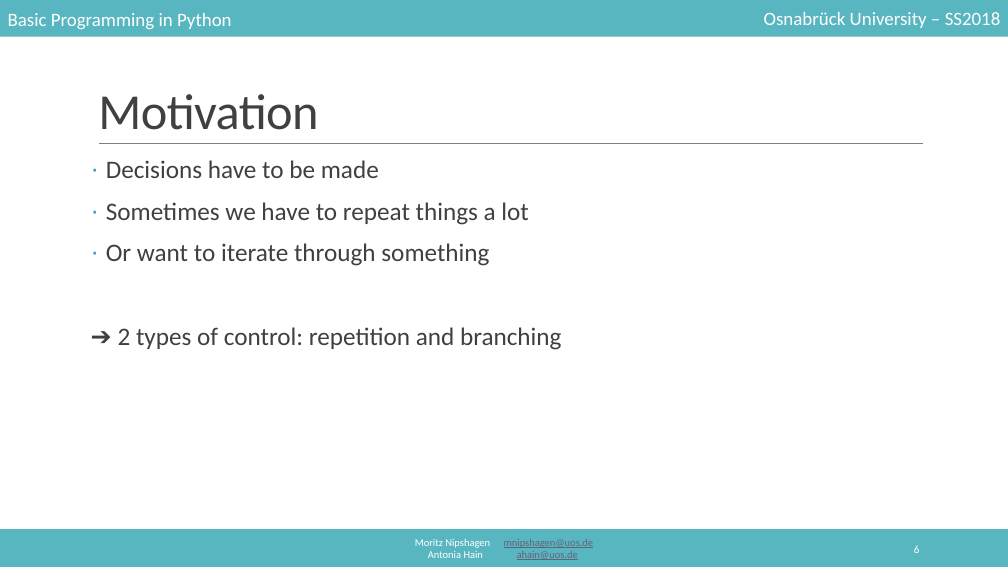
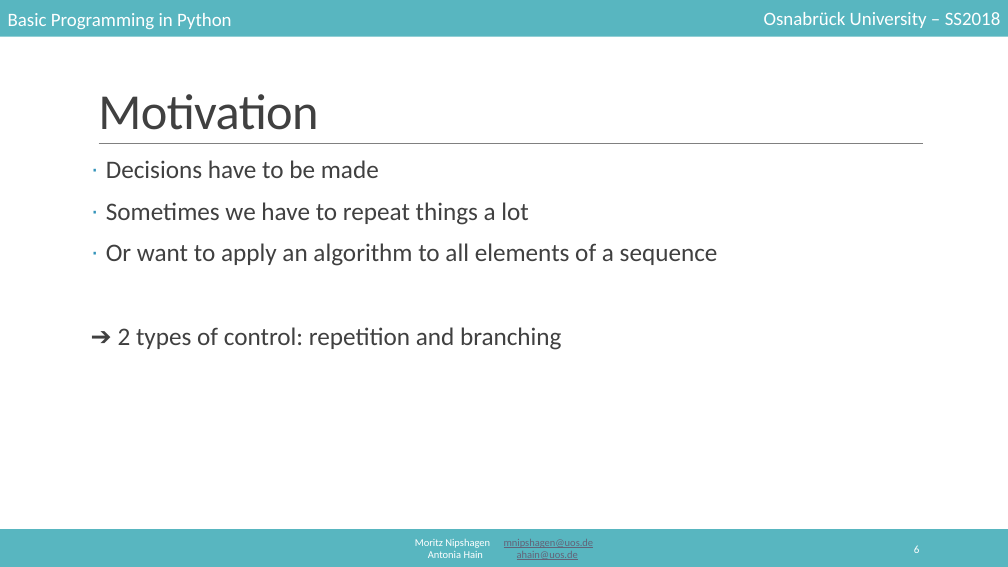
Before and after one commit to mnipshagen/monty, a slide deck: slide 6 of 2018/03/control_structures.pptx. Drawn at 1008x567 pixels with LibreOffice and Linux fonts; fonts in the diff are those of the drawing. Boxes give left, top, right and bottom in pixels: in the first picture for what was removed or moved away, otherwise in the second. Text is boxed around its words. In the diff, an @@ line names an element or a change of style, - is before the commit and + after.

```diff
--- a/2018/03/control_structures.pptx
+++ b/2018/03/control_structures.pptx
@@ text at (106, 243, 718, 266): text changed @@
-· Or want to iterate through something
+· Or want to apply an algorithm to all elements of a sequence
```
Also in this commit, not shown: 18 other slides changed, 6 slides added, 5 other files.
